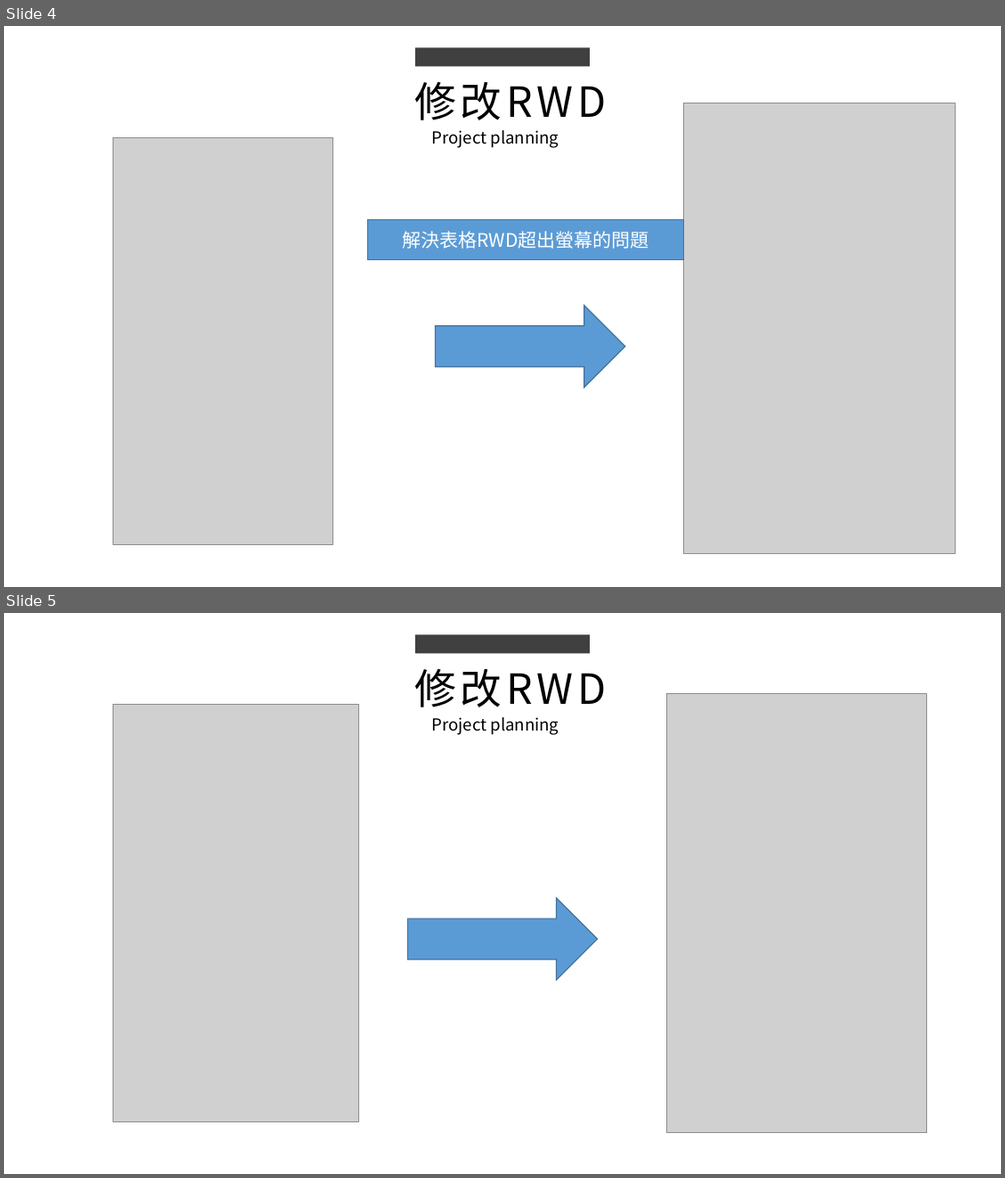
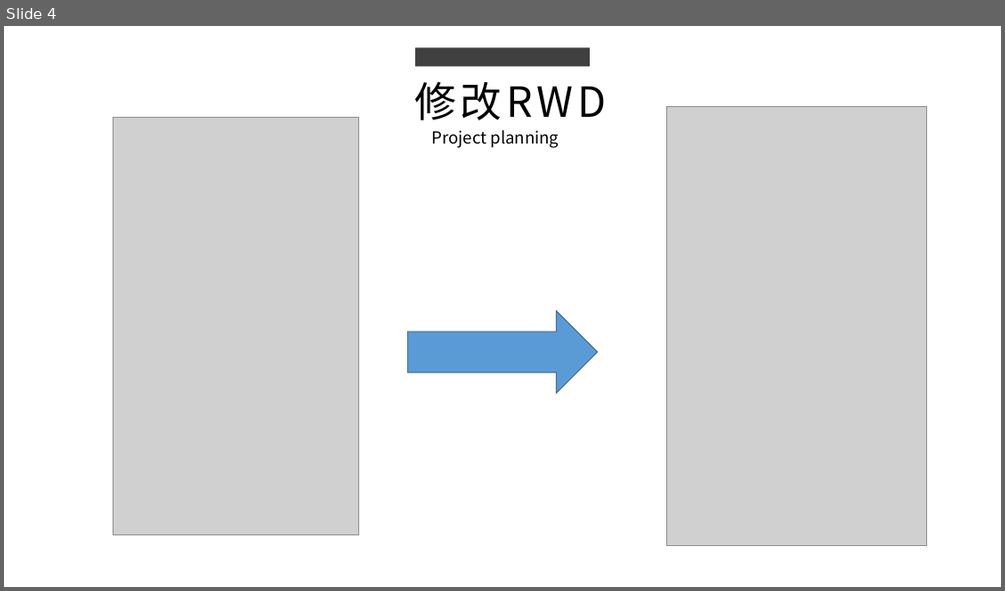
Before and after one commit to king637324/KnowledgeGreenhouseSystem, a slide deck: 工作日報_葉柏漢/2021.11/2021.11.02(加班)_2021.11.03工作日報_葉柏漢.pptx. Shown one above the other, each under a label of ours: slides 4 and 5 before the commit, slide 4 after it. The pictures are 1005x1178 and 1005x591 pixels, drawn with LibreOffice and Linux fonts; fonts in the diff are those of the drawing; grey boxes stand for pictures. Boxes give left, top, right and bottom in pixels: in the first picture for what was removed or moved away, otherwise in the second. Text is boxed around its words. In the diff, an @@ line names an element or a change of style, - is before the commit and + after.

```diff
--- a/工作日報_葉柏漢/2021.11/2021.11.02(加班)_2021.11.03工作日報_葉柏漢.pptx
+++ b/工作日報_葉柏漢/2021.11/2021.11.02(加班)_2021.11.03工作日報_葉柏漢.pptx
@@ slide 4 removed at <box>4,26,1001,587</box>, background #FFFFFF @@
@@ rectangle removed at <box>415,47,590,66</box> @@
@@ text removed at <box>415,82,502,120</box> @@
-修改RWD
@@ picture removed at <box>684,103,955,553</box> @@
@@ text removed at <box>432,130,558,148</box> @@
-Project planning
@@ picture removed at <box>113,137,333,544</box> @@
@@ rectangle removed at <box>367,220,684,259</box> @@
-解決表格RWD超出螢幕的問題
@@ right arrow removed at <box>436,305,625,387</box> @@
@@ what was slide 5 is now slide 4 @@
```
Also in this commit, not shown: 1 slide changed, 1 slide added, 4 other files.
